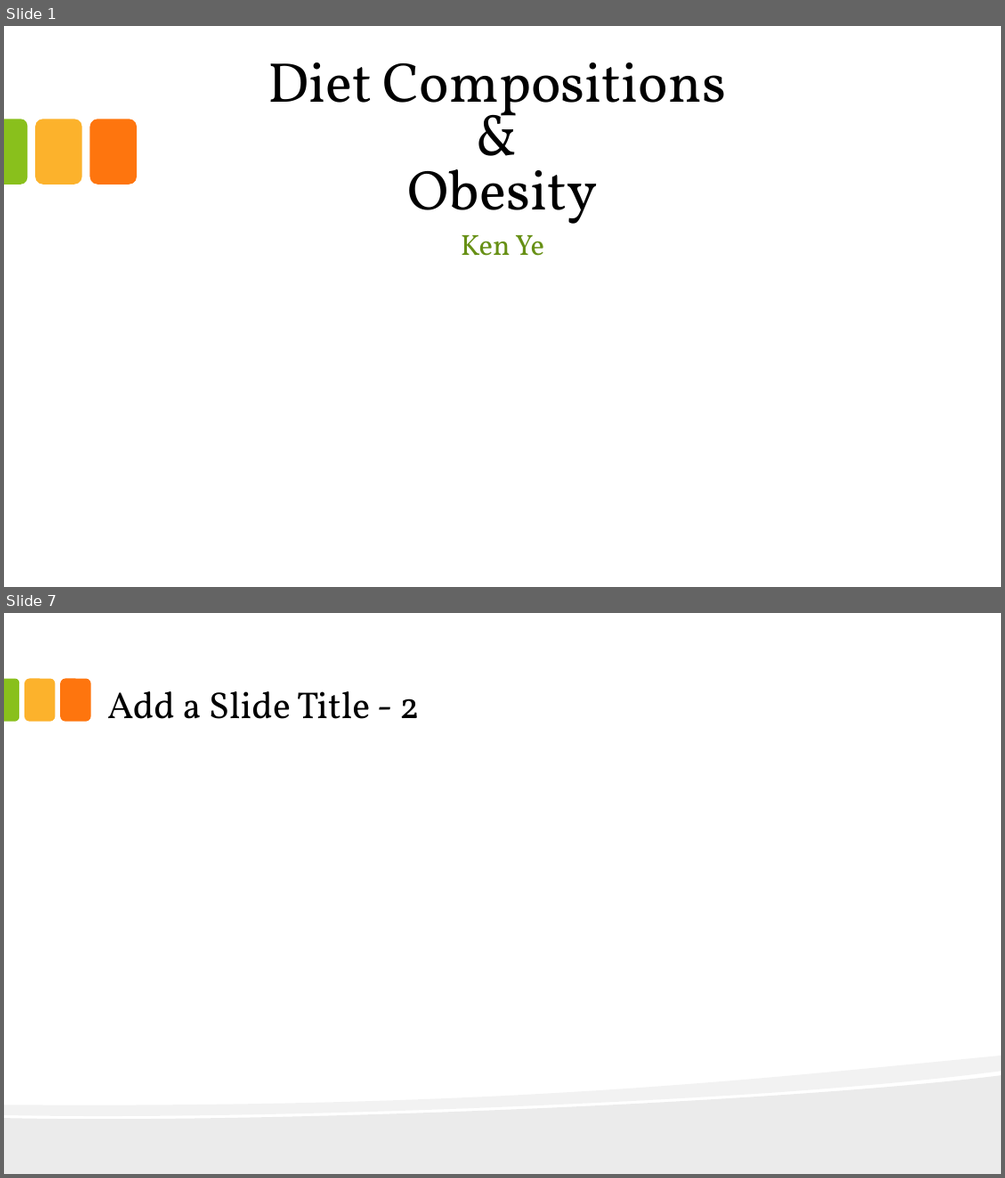
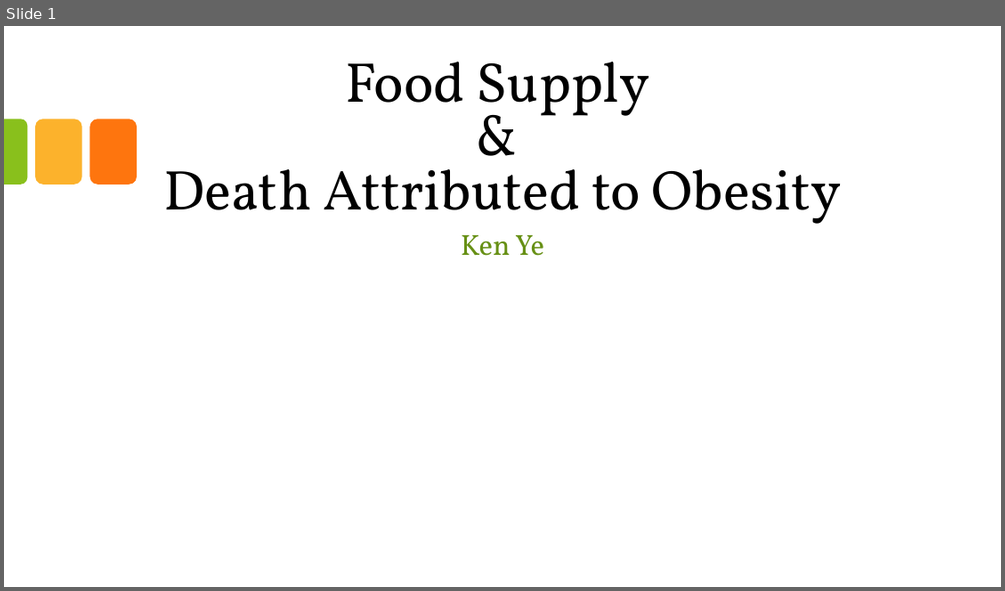
Before and after one commit to KenYe23/Diet-Compositions-and-Obesity, a slide deck: Food Supply and Death Attributed to Obesity.pptx. Shown one above the other, each under a label of ours: slides 1 and 7 before the commit, slide 1 after it; the slides between them are not shown. The pictures are 1005x1178 and 1005x591 pixels, drawn with LibreOffice and Linux fonts; fonts in the diff are those of the drawing; background and template pictures are left out. Boxes give left, top, right and bottom in pixels: in the first picture for what was removed or moved away, otherwise in the second. Text is boxed around its words. In the diff, an @@ line names an element or a change of style, - is before the commit and + after.

```diff
--- a/Food Supply and Death Attributed to Obesity.pptx
+++ b/Food Supply and Death Attributed to Obesity.pptx
@@ slide 7 removed at [4,613,1001,1174], background #FFFFFF @@
@@ round same rect removed at [4,679,20,722] @@
@@ rounded rectangle removed at [24,679,55,722] @@
@@ rounded rectangle removed at [60,679,90,722] @@
@@ title removed at [107,691,420,719] @@
-Add a Slide Title - 2
@@ freeform shape removed at [4,1055,1001,1174] @@
@@ freeform shape removed at [4,1076,1001,1174] @@
@@ slide 1 changed as well @@
@@ title at [164,62,841,224]: text changed @@
-Diet Compositions
-&
-Obesity
+Food Supply
+&
+Death Attributed to Obesity
```
Also in this commit, not shown: 27 slides added, 5 other slides removed, 6 other files.
